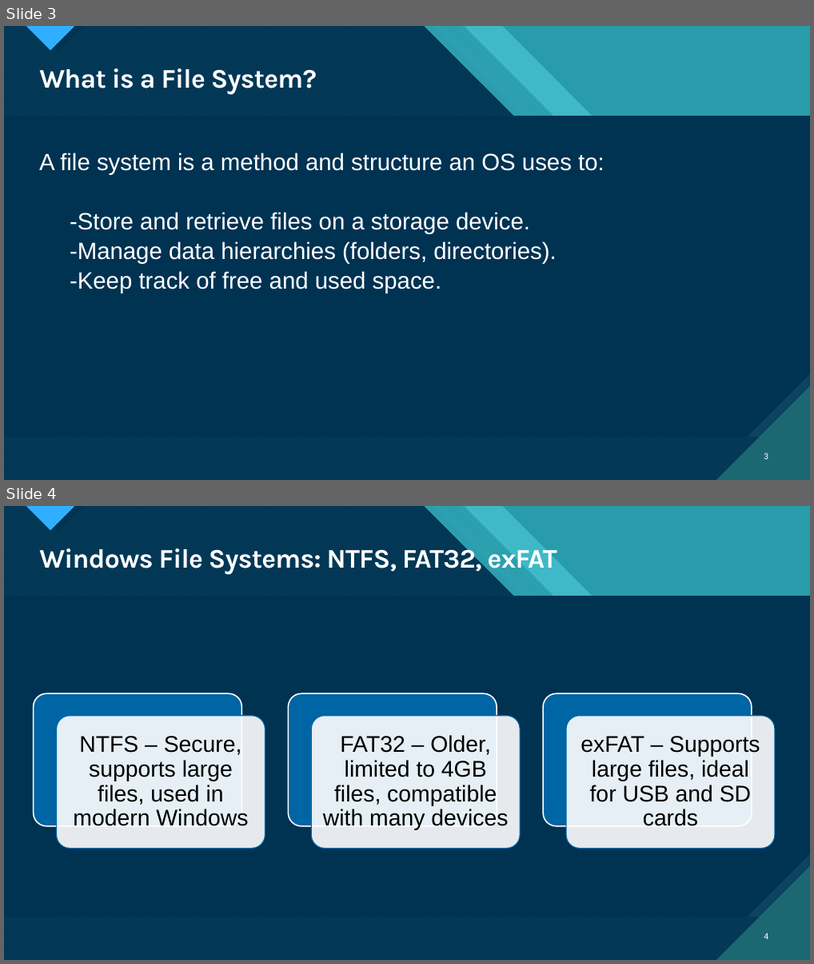
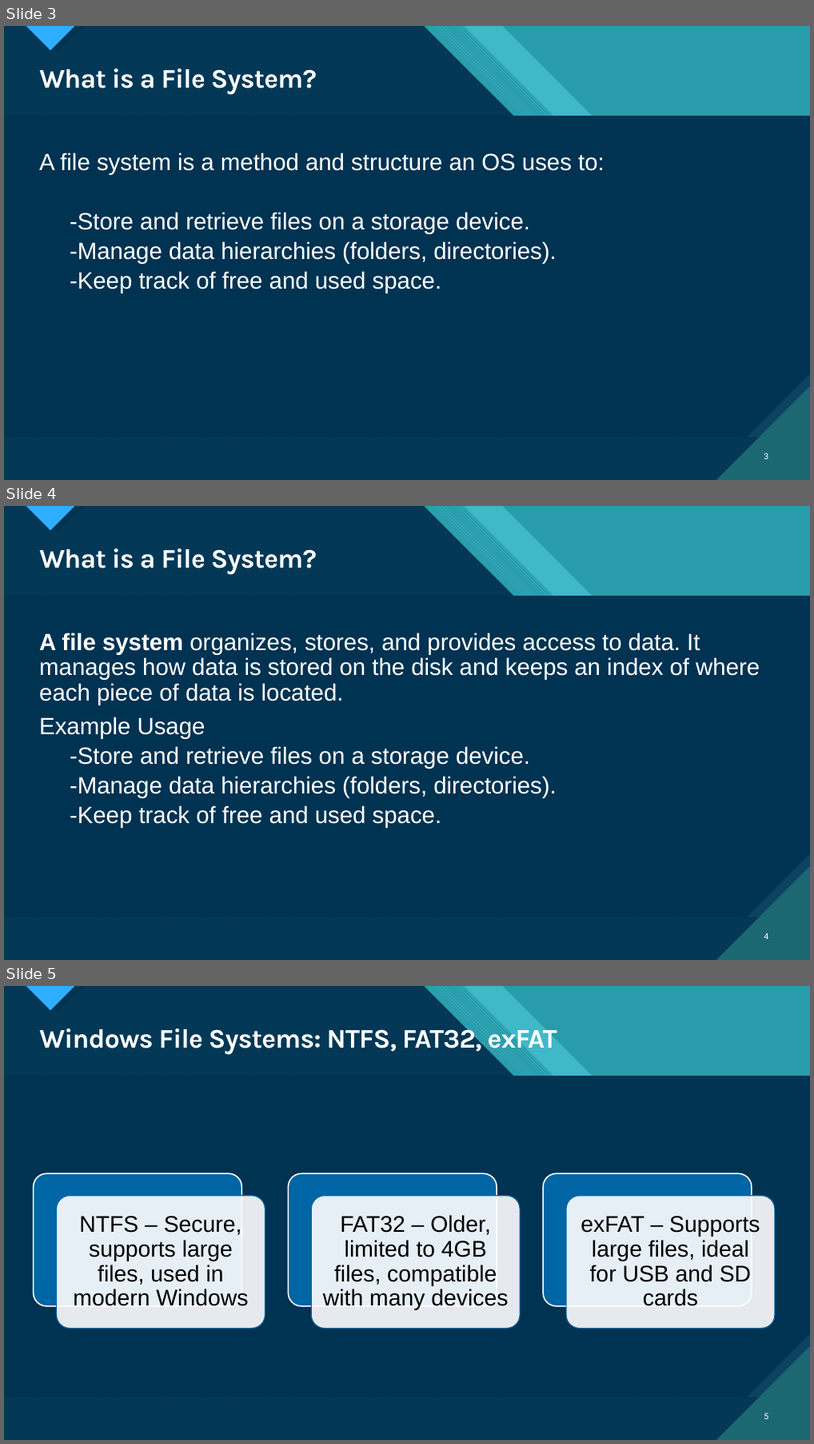
Before and after one commit to psuuc-jbgarcia/Object-Oriented-Programming-Lesson, a slide deck: Platform Technologies/Pre Lim/week 2/Lecture/Chapter_2Different File Systems.pptx. Shown one above the other, each under a label of ours: slides 3 and 4 before the commit, slides 3, 4 and 5 after it. The pictures are 814x964 and 814x1444 pixels, drawn with LibreOffice and Linux fonts; fonts in the diff are those of the drawing. Boxes give left, top, right and bottom in pixels: in the first picture for what was removed or moved away, otherwise in the second. Text is boxed around its words. In the diff, an @@ line names an element or a change of style, - is before the commit and + after.

```diff
--- a/Platform Technologies/Pre Lim/week 2/Lecture/Chapter_2Different File Systems.pptx
+++ b/Platform Technologies/Pre Lim/week 2/Lecture/Chapter_2Different File Systems.pptx
@@ slide 4 added at (x1=4, y1=506, x2=810, y2=960), background #47C3D3; not listed: 18 template elements that a slide beside it also shows @@
@@ title added at (x1=39, y1=548, x2=317, y2=575), 32 pt, text #FFFFFF, bold @@
+What is a File System?
@@ text added at (x1=39, y1=632, x2=760, y2=828), 28 pt, text #FFFFFF @@
+A file system organizes, stores, and provides access to data. It manages how data is stored on the disk and keeps an index of where each piece of data is located.
+Example Usage
+  -Store and retrieve files on a storage device.
+  -Manage data hierarchies (folders, directories).
+  -Keep track of free and used space.
@@ page number added at (x1=764, y1=932, x2=769, y2=939), 10 pt, text #FFFFFF @@
+4
@@ what was slide 4 is now slide 5 @@
@@ page number at (x1=764, y1=1412, x2=769, y2=1419): text changed @@
-4
+5
```
Also in this commit, not shown: 3 other slides added, 2 other files.
